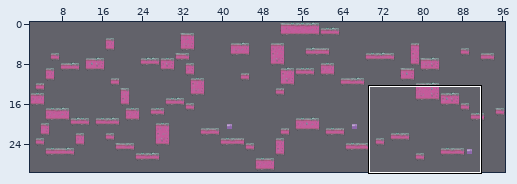
An edit to a level. Tiled map, res/maps/map-a3.tmx. Above, an overview of the earlier version with the close-up marked.
Close-up. Old version:
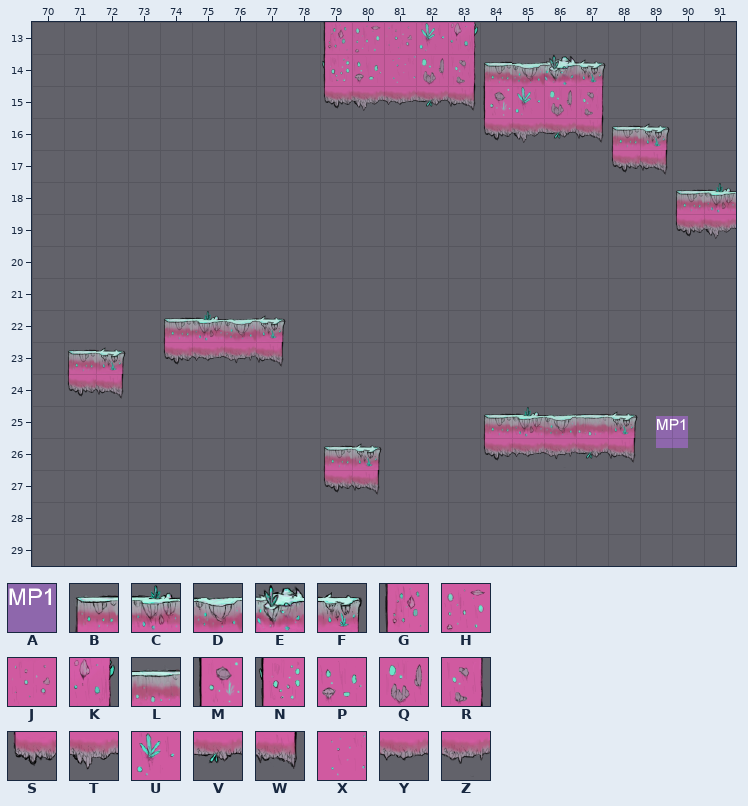
Cells are 64x64 px. Shown: x 70..91, y 13..29. The commit also changed other parts of the map, which this record leaves out.
Key: from "moving_platform": A 0 "bigPlatform"; from "tiledmap_final": B 6, C 7, D 8, E 9, F 10, G 31, H 32, J 33, K 35, L 55, M 104, N 129, P 130, Q 136, R 137, S 154, T 155, U 158, V 161, W 162, X 183, Y 208, Z 209.
_ is an empty cell.
Objects are placed by their top-left corner, in cells (3,4 is the top-left corner of cell 3,4); size is 1x1 cell unless given.
Layer "main" before, first column x 70:
13 _________GHJUK________
14 _________NPXQRBDEF____
15 _________STYVWMUQR____
16 ______________STVWBF__
17 __________________SW__
18 ____________________BC
19 ____________________ST
20 ______________________
21 ______________________
22 ____BCDF______________
23 _BF_SYZW______________
24 _SW___________________
25 ______________BCDLF___
26 _________BF___SYZVW___
27 _________SW___________
28 ______________________
29 ______________________
Objects on layer "object" before:
A "mp3" at 89.5,25.3
The result:
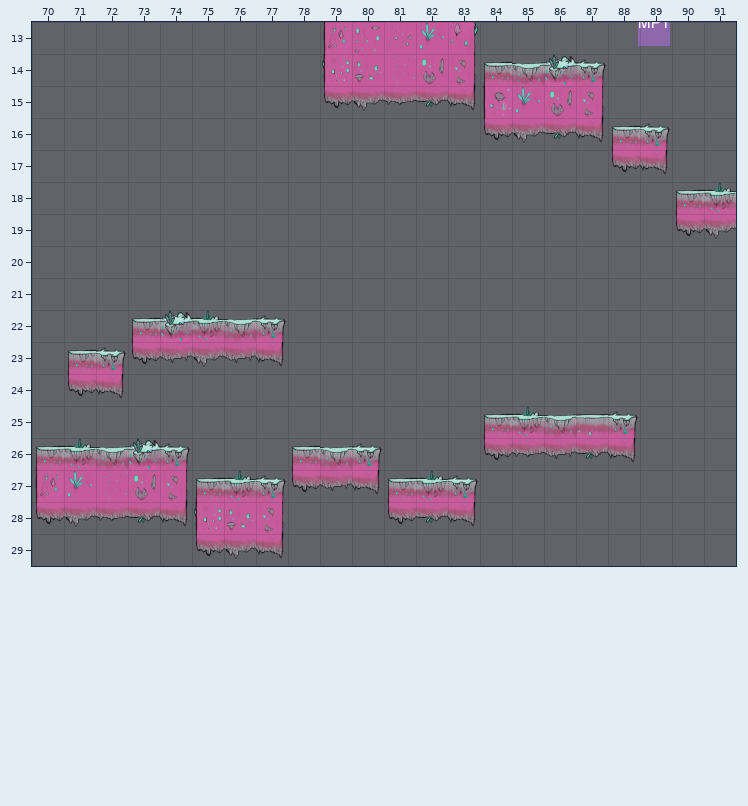
Changes in this commit:
Layer "main":
The author put tile B in row 22 at x 73; in row 26 at x 70 and 78; in row 27 at x 75 and 81.
The author put tile C in row 26 at x 71; in row 27 at x 76 and 82.
Tile B becomes tile D in row 26 at x 79.
The author put tile D in row 26 at x 72.
Tile B becomes tile E in row 22 at x 74.
The author put tile E in row 26 at x 73.
The author put tile F in row 26 at x 74; in row 27 at x 77 and 83.
The author put tile G in row 27 at x 70.
The author put tile N in row 28 at x 75.
The author put tile P in row 28 at x 76.
The author put tile Q in row 27 at x 73.
The author put tile R in row 27 at x 74; in row 28 at x 77.
The author put tile S in row 23 at x 73; in row 27 at x 78; in row 28 at x 70 and 81; in row 29 at x 75.
Tile Y becomes tile T in row 23 at x 75.
The author put tile T in row 28 at x 71; in row 29 at x 76.
The author put tile U in row 27 at x 71.
The author put tile V in row 28 at x 73 and 82.
The author put tile W in row 28 at x 74 and 83; in row 29 at x 77.
The author put tile X in row 27 at x 72.
The author put tile Y in row 28 at x 72.
Tile S becomes tile Z in row 23 at x 74; in row 27 at x 79.
Layer "object":
Object A "mp3" at 89.5,25.3 becomes A "mp3" at 88.9,12.7.
Changed places in both close-ups, as pixel boxes (x1, y1, x2, y2):
new place: (638, 22, 670, 46)
changed: (131, 310, 224, 367)
old place: (656, 416, 688, 448)
changed: (35, 438, 352, 559)
added: (387, 471, 478, 527)
